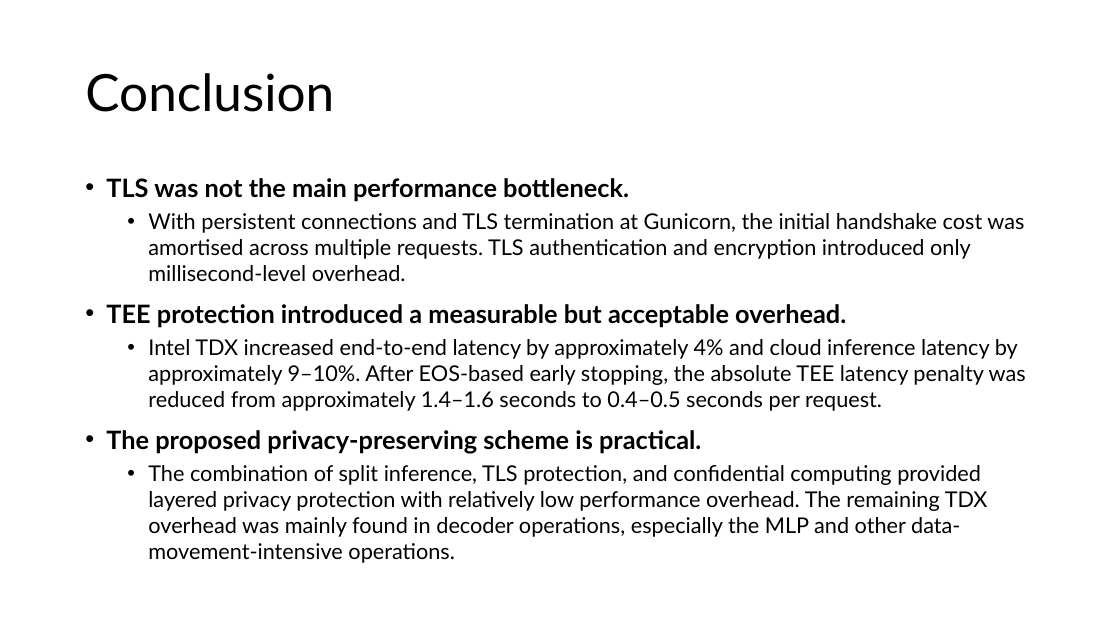
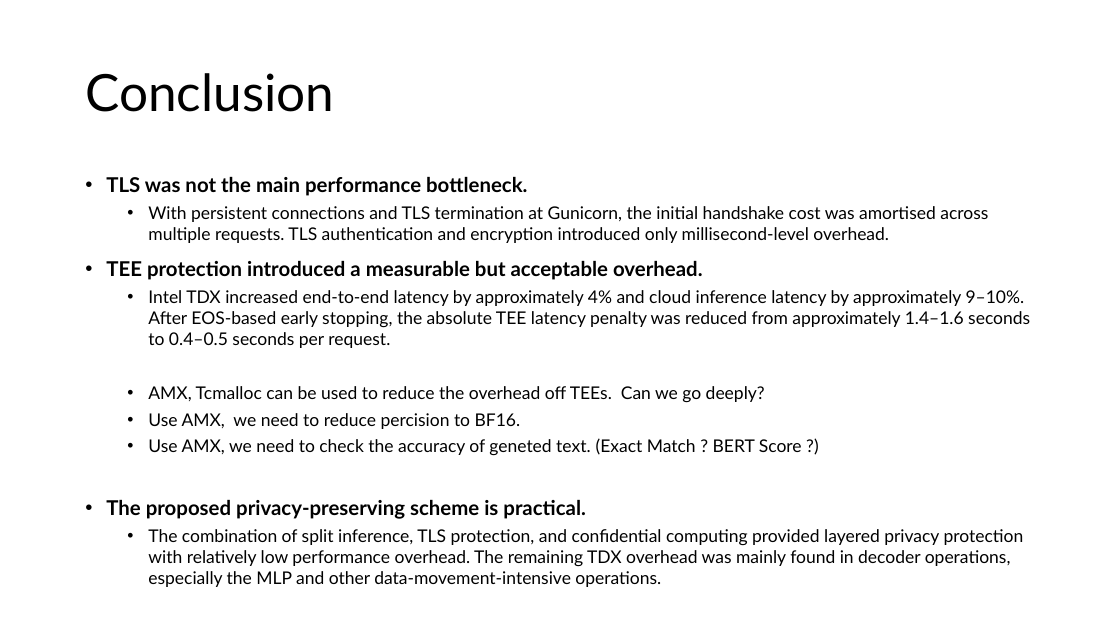
Before and after one commit to YMa10-ACS/CT5195-Master-capstone, a slide deck: slide 25 of Records/Initial experiment Result.pptx. Drawn at 1120x630 pixels with LibreOffice and Linux fonts; fonts in the diff are those of the drawing. Boxes give left, top, right and bottom in pixels: in the first picture for what was removed or moved away, otherwise in the second. Text is boxed around its words. In the diff, an @@ line names an element or a change of style, - is before the commit and + after.

Commit message:
Update presentation files in Records
Update three presentation files:
- Initial experiment Result.pptx
- Literacture review-followup.pptx
- Literacture review.pptx

```diff
--- a/Records/Initial experiment Result.pptx
+++ b/Records/Initial experiment Result.pptx
@@ text at [106, 177, 1030, 587]: size 21.7 to 17.5 pt in "TLS was not the main performance bottleneck.", "TEE protection introduced a measurable but acceptable ...", "The proposed privacy-preserving scheme is practical."; size 18.6 to 15 pt in "With persistent connections and TLS termination at ...", "Intel TDX increased end-to-end latency by approximately ...", "The combination of split inference, TLS protection, ..." @@
@@ text at [148, 386, 802, 456]: paragraphs added @@
+  • AMX, Tcmalloc can be used to reduce the overhead off TEEs. Can we go deeply?
+  • Use AMX, we need to reduce percision to BF16.
+  • Use AMX, we need to check the accuracy of geneted text. (Exact Match ? BERT Score ?)
```
Also in this commit, not shown: 1 other slide changed, 2 other files.
